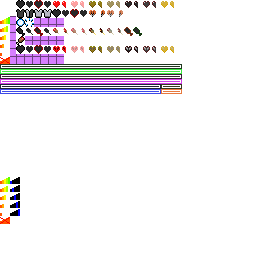
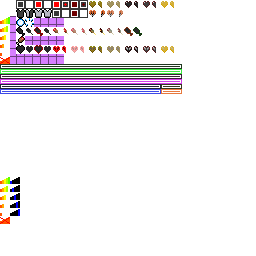
The second 256 × 256 image is a revision of the first. Changes to its layers:
painted on "Layer" over [left=16, top=0, right=88, bottom=18]
painted on "icons.png" over [left=25, top=0, right=34, bottom=9]
